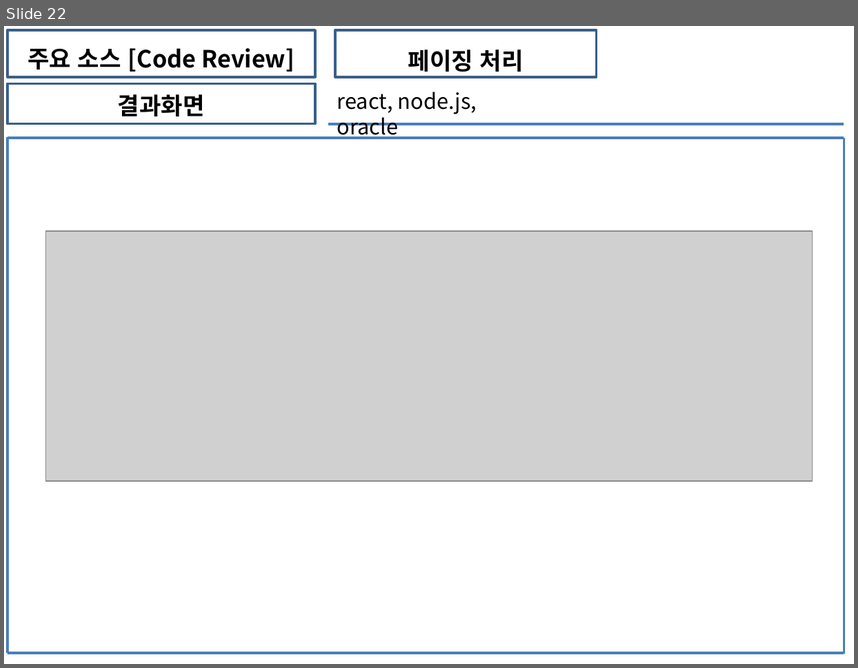
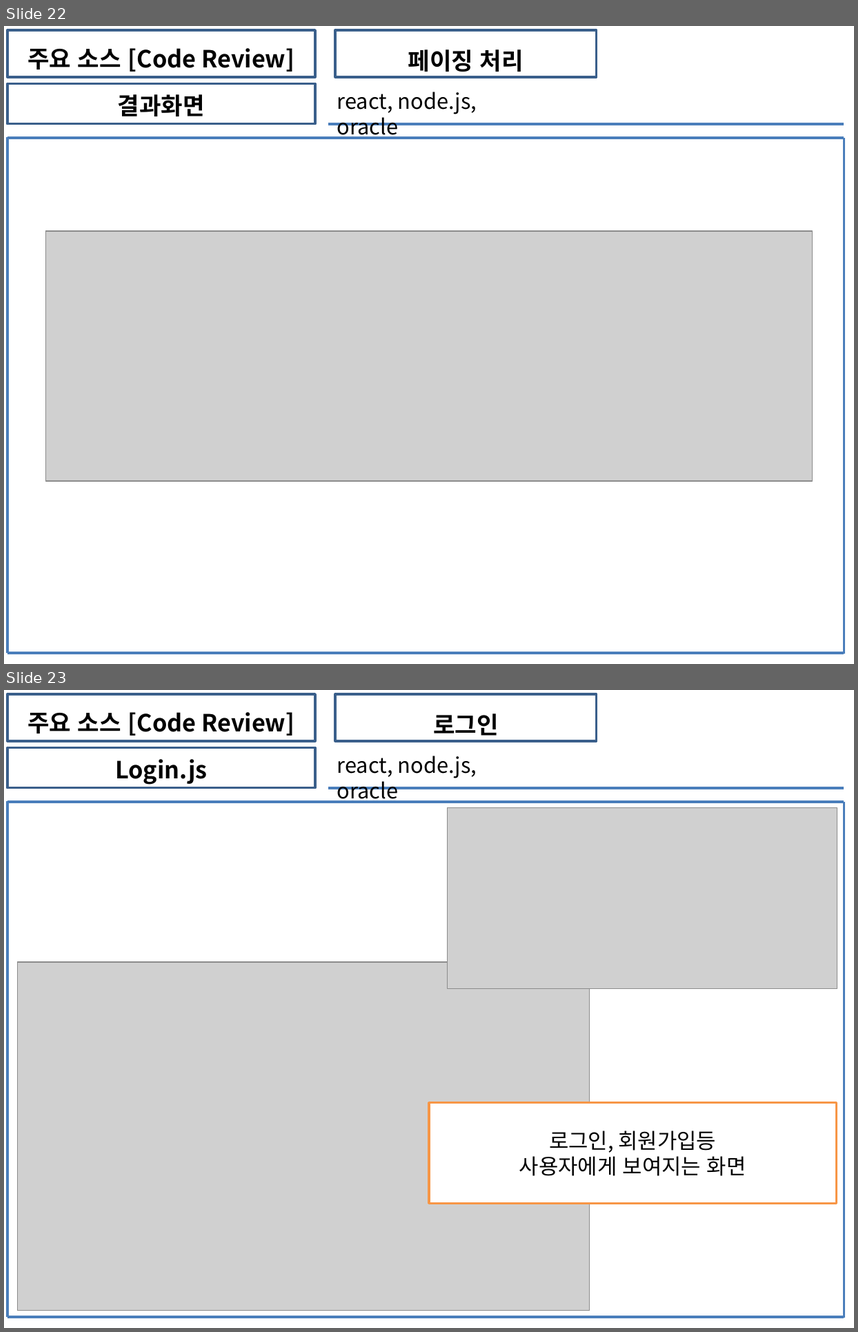
Before and after one commit to soh0256/5team, a slide deck: 개발 5팀 6차 미니 프로젝트/3) KOSMO_77기_개발 5팀_Unit_Test_보고서.pptx. Shown one above the other, each under a label of ours: slide 22 before the commit, slides 22 and 23 after it. The pictures are 858x668 and 858x1332 pixels, drawn with LibreOffice and Linux fonts; fonts in the diff are those of the drawing; grey boxes stand for pictures. Boxes give left, top, right and bottom in pixels: in the first picture for what was removed or moved away, otherwise in the second. Text is boxed around its words. In the diff, an @@ line names an element or a change of style, - is before the commit and + after.

```diff
--- a/개발 5팀 6차 미니 프로젝트/3) KOSMO_77기_개발 5팀_Unit_Test_보고서.pptx
+++ b/개발 5팀 6차 미니 프로젝트/3) KOSMO_77기_개발 5팀_Unit_Test_보고서.pptx
@@ slide 23 added at [4,690,854,1328], background #FFFFFF @@
@@ rectangle added at [7,694,315,741], outline #3A5F8C 2 pt, 20 pt, text #000000, bold @@
+주요 소스 [Code Review]
@@ rectangle added at [335,694,597,741], outline #3A5F8C 2 pt, 20 pt, text #000000, bold @@
+로그인
@@ rectangle added at [7,748,315,788], outline #3A5F8C 2 pt, 20 pt, text #000000, bold @@
+Login.js
@@ text added at [337,756,477,803], 18 pt, text #000000 @@
+react, node.js, oracle
@@ line added from (329, 788) to (844, 788), #4B7EBC 2.25 pt @@
@@ line added from (7, 802) to (844, 802), #4B7EBC 2.25 pt @@
@@ line added from (7, 801) to (7, 1317), #4B7EBC 2.25 pt @@
@@ picture added at [448,807,838,988] @@
@@ line added from (844, 802) to (844, 1317), #4B7EBC 2.25 pt @@
@@ picture added at [18,962,590,1310] @@
@@ rectangle added at [429,1103,836,1203], fill #FFFFFF, outline #F79646 2 pt, 18 pt, text #000000 @@
+로그인, 회원가입등
+사용자에게 보여지는 화면
@@ line added from (844, 1142) to (844, 1142), #4B7EBC 2.25 pt @@
@@ line added from (7, 1317) to (844, 1317), #4B7EBC 2.25 pt @@
```
Also in this commit, not shown: 4 other slides added.
